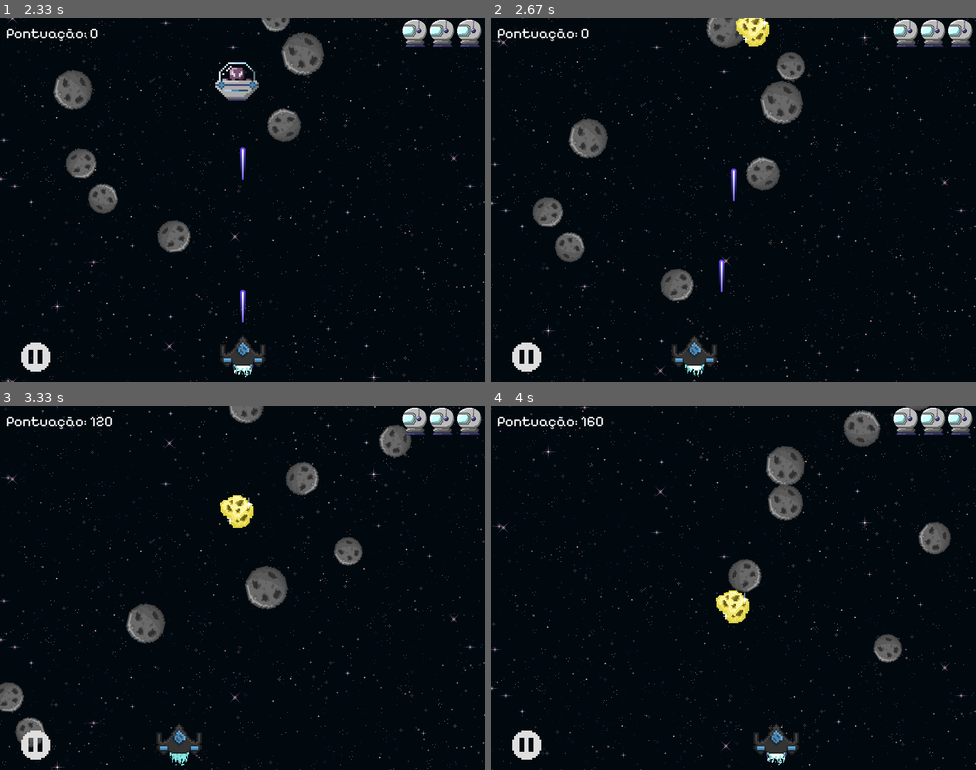
Above: before the commit, frames 1-4 (two rows, left to right).
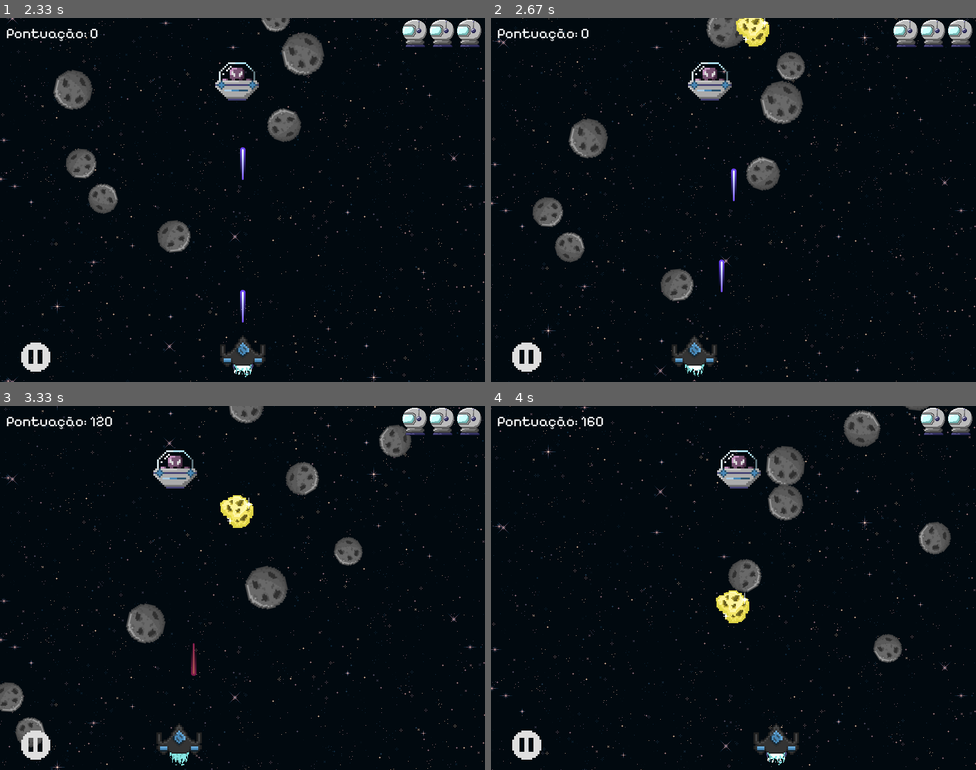
Above: after the commit, the same moments.

Repository: RafaelCarneiro16/MeteorRushPygame
Game: pygame game, started from codigo/main.py
Two runs of this game, one before a commit and one after it. Both use one fixed random seed, a clock stepped at 60 frames per second and the inputs below.
Inputs (mouse positions are in pixels of both pictures, inside the frame that each line leads up to):
- Up to frame 1 (2.33 s): click (242, 196) at 0.38 s; tap Space at 0.67, 1.97, 2.27 s; tap W at 1 s; hold Down from 1.9 s (still down); hold S from 1.9 s (still down)
- Up to frame 2 (2.67 s): release Down at 2.37 s; release S at 2.37 s; hold Left from 2.45 s (still down); hold A from 2.45 s (still down); tap Space at 2.52 s
- Up to frame 3 (3.33 s): tap Space at 2.82 s; release Left at 2.85 s; release A at 2.85 s; hold Right from 3.28 s (still down); hold D from 3.28 s (still down)
- Up to frame 4 (4 s): tap Space at 3.35, 3.65 s; release Right at 3.92 s; release D at 3.92 s; hold Down from 3.95 s (still down); hold S from 3.95 s (still down)

Frame 1 is identical in both runs. In frame 2, 0.6% of the frame differs, in the area x 40-50%, y 12-23%; in frame 3, 0.6%; in frame 4, 0.9%, in the area x 46-88%, y 0-23%.

Commit message:
agora tem 3 vidas

Diff:
--- a/codigo/jogo.py
+++ b/codigo/jogo.py
@@ -400,13 +400,18 @@
                 self.ovni_ativo = True
 
     def colisoes(self):
-        colisao_ovnis = pygame.sprite.groupcollide(self.grupo_tiros, self.grupo_ovnis, True, True)
+        colisao_ovnis = pygame.sprite.groupcollide(self.grupo_tiros, self.grupo_ovnis, True, False)
         for tiros, ovnis_acertados in colisao_ovnis.items():
             for ovni in ovnis_acertados:
-                self.som.tocar_efeitos(r"C:\GitHub\Jogo\sons\explosion.wav")
-                Explosao(self.grupo_explosoes, self.tela, ovni.rect.center)
-                self.ovni_ativo = False
-                pygame.time.set_timer(self.evento_ovni, 8000, loops=1)
+                if hasattr(ovni, "vida"):
+                   ovni.vida -= 1
+                   if ovni.vida <= 0:
+                    self.som.tocar_efeitos(r"C:\GitHub\Jogo\sons\explosion.wav")
+                    Explosao(self.grupo_explosoes, self.tela, ovni.rect.center)
+                    ovni.kill()
+                    self.ovni_ativo = False
+                    pygame.time.set_timer(self.evento_ovni, 8000, loops=1)
+
 
         colisao_powerup = pygame.sprite.spritecollide(self.jogador, self.grupo_powerup, False)
         for powerup in colisao_powerup:
--- a/codigo/ovni.py
+++ b/codigo/ovni.py
@@ -16,6 +16,7 @@
         self.__jogador = jogador
         self.__tempo_ultimo_tiro = pygame.time.get_ticks()
         self.__delay_tiro = 1500
+        self.__vida = 3
 
     #region Getters e Setters
     @property
@@ -85,6 +86,14 @@
     def delay_tiro(self, novo_delay):
         self.__delay_tiro = novo_delay
 
+    @property
+    def vida(self):
+        return self.__vida
+
+    @vida.setter
+    def vida(self, nova_vida):
+        self.__vida = nova_vida
+
     #endregion
 
     def update(self):
